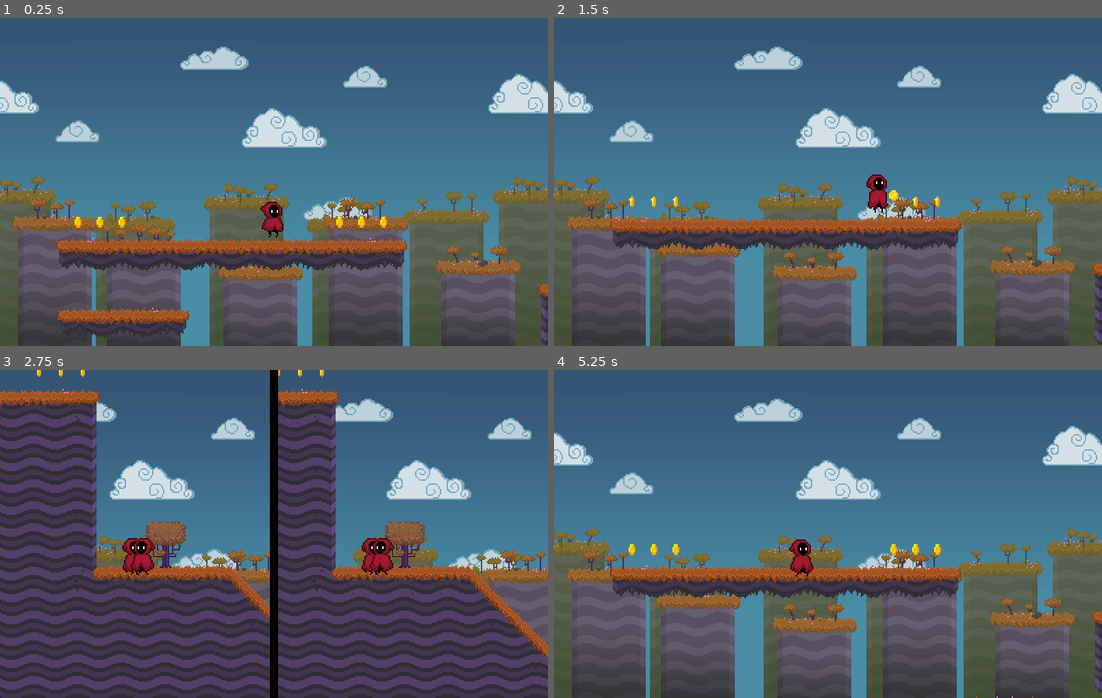
Above: before the commit, frames 1-4 (two rows, left to right).
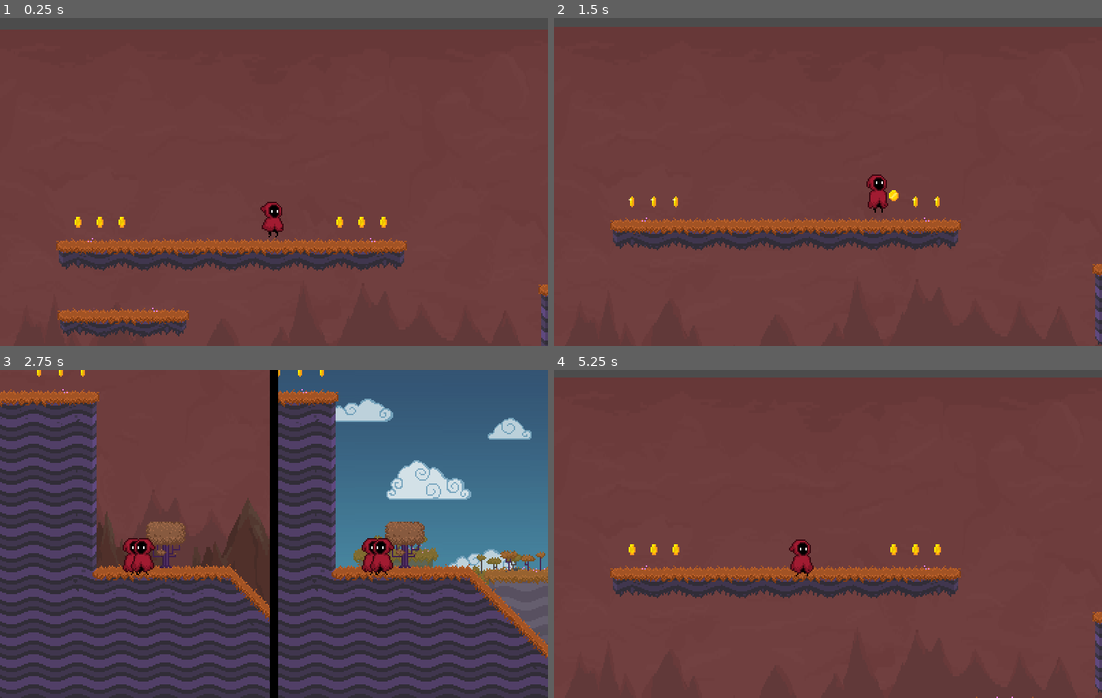
Above: after the commit, the same moments.

Repository: Stribe2/Prototype4
Game: Godot game, scene res://src/Main/Game.tscn
Two runs of this game, one before a commit and one after it. Both use one fixed random seed, a clock stepped at 60 frames per second and the inputs below.
Inputs:
- Up to frame 1 (0.25 s): no input
- Up to frame 2 (1.5 s): hold Shift (Sprint) 0.53-1.28 s; hold Right (move_right) from 0.53 s (still down); tap Up (jump) at 0.77 s; tap W (lit_torch) at 1.35 s
- Up to frame 3 (2.75 s): tap Up (jump) at 1.52 s; release Right (move_right) at 2.03 s; hold Left (move_left) from 2.03 s (still down); hold Tab (splitscreen) from 2.03 s (still down)
- Up to frame 4 (5.25 s): release Left (move_left) at 2.78 s; release Tab (splitscreen) at 2.78 s; hold Right (move_right) 2.78-4.28 s; tap Shift (Sprint) at 2.85 s; tap Up (jump) at 3.02, 3.77, 4.52 s; tap W (lit_torch) at 3.6 s; hold Left (move_left) 4.28-5.03 s; tap Tab (splitscreen) at 4.35 s; hold Right (move_right) from 5.03 s (still down); hold Shift (Sprint) from 5.03 s (still down)

The runs differ from the first frame. In frame 1, 92% of the frame differs, in the area x 0-100%, y 0-100%; in frame 2, 94%; in frame 3, 19%; in frame 4, 94%.
Error in both runs: Attempt to call function 'connect' in base 'null instance' on a null instance. (res://src/UserInterface/CoinsCounter.gd:21)

Commit message:
parallax background

Diff:
--- /dev/null
+++ b/platformer/assets/art/new_environment/NewParallaxBackground.tscn
@@ -0,0 +1,42 @@
+[gd_scene load_steps=4 format=2]
+
+[ext_resource path="res://assets/art/new_environment/platset1_01 background.png" type="Texture" id=1]
+[ext_resource path="res://assets/art/new_environment/platset1_02 background.png" type="Texture" id=2]
+[ext_resource path="res://assets/art/new_environment/platset1_03 background A.png" type="Texture" id=3]
+
+[node name="NewParallaxBackground" type="ParallaxBackground"]
+offset = Vector2( 0, -600 )
+scale = Vector2( 2, 4 )
+transform = Transform2D( 2, 0, 0, 4, 0, -600 )
+scroll_base_scale = Vector2( 0.4, 0.1 )
+scroll_ignore_camera_zoom = true
+
+[node name="ParallaxLayer" type="ParallaxLayer" parent="."]
+motion_scale = Vector2( 0.8, 0.8 )
+motion_mirroring = Vector2( 426, 0 )
+
+[node name="Sprite" type="Sprite" parent="ParallaxLayer"]
+texture = ExtResource( 1 )
+centered = false
+region_enabled = true
+region_rect = Rect2( 0, 0, 426, 384 )
+
+[node name="ParallaxLayer2" type="ParallaxLayer" parent="."]
+position = Vector2( 0, -50 )
+motion_mirroring = Vector2( 426, 0 )
+
+[node name="Sprite" type="Sprite" parent="ParallaxLayer2"]
+texture = ExtResource( 2 )
+centered = false
+region_enabled = true
+region_rect = Rect2( 0, 0, 426, 384 )
+
+[node name="ParallaxLayer3" type="ParallaxLayer" parent="."]
+motion_scale = Vector2( 1.5, 1.5 )
+motion_mirroring = Vector2( 426, 0 )
+
+[node name="Sprite" type="Sprite" parent="ParallaxLayer3"]
+texture = ExtResource( 3 )
+centered = false
+region_enabled = true
+region_rect = Rect2( 0, 0, 426, 384 )
--- a/platformer/src/Actors/Player.gd
+++ b/platformer/src/Actors/Player.gd
@@ -64,6 +64,7 @@
 	if not is_on_floor():
 		is_airborne = true
 
+	#Disables all movement (x & y) so it could cause a bug if they should continue falling while prone
 	if is_prone:
 		if prone_timer < prone_time:
 			prone_timer += _delta
--- a/platformer/src/Level/Level.tscn
+++ b/platformer/src/Level/Level.tscn
@@ -1,6 +1,7 @@
-[gd_scene load_steps=11 format=2]
+[gd_scene load_steps=12 format=2]
 
 [ext_resource path="res://assets/art/tileset/tileset.tres" type="TileSet" id=1]
+[ext_resource path="res://assets/art/new_environment/NewParallaxBackground.tscn" type="PackedScene" id=2]
 [ext_resource path="res://src/Platforms/Platform.tscn" type="PackedScene" id=3]
 [ext_resource path="res://src/Objects/Coin.tscn" type="PackedScene" id=4]
 [ext_resource path="res://src/Level/Level.gd" type="Script" id=5]
@@ -52,7 +53,7 @@
 collision_layer = 16
 collision_mask = 0
 format = 1
-tile_data = PoolIntArray( -65546, 536870913, 0, -65545, 1, 0 …(3158 unchanged characters)…  0, 786460, 536870915, 0, 786461, 3, 0, 917494, 536870915, 0, 917495, 536870919, …(4806 unchanged characters)…
+tile_data = PoolIntArray( -65546, 536870913, 0, -65545, 1, 0 …(3158 unchanged characters)…  0, 786460, 536870915, 0, 786461, 3, 0, 786489, 8, 0, 917494, 536870915, 0, 917495, 536870919, …(4806 unchanged characters)…
 
 [node name="Coins" type="Node" parent="."]
 
@@ -245,8 +246,11 @@
 polygon = PoolVector2Array( -129.699, 9.94633, -47, -10.5, 8, -7, 10, -1.5, -46.75, -4, -130, 15 )
 
 [node name="ParallaxBackground" parent="." instance=ExtResource( 7 )]
+visible = false
 
 [node name="Music" type="AudioStreamPlayer" parent="."]
 stream = ExtResource( 8 )
 autoplay = true
 script = ExtResource( 9 )
+
+[node name="NewParallaxBackground" parent="." instance=ExtResource( 2 )]
Binary file added: platformer/assets/art/new_environment/platset1_01 background.png
Not shown, added: platformer/assets/art/new_environment/platset1_01 background.png.import
Binary file added: platformer/assets/art/new_environment/platset1_02 background.png
Not shown, added: platformer/assets/art/new_environment/platset1_02 background.png.import
Binary file added: platformer/assets/art/new_environment/platset1_03 background A.png
Not shown, added: platformer/assets/art/new_environment/platset1_03 background A.png.import
